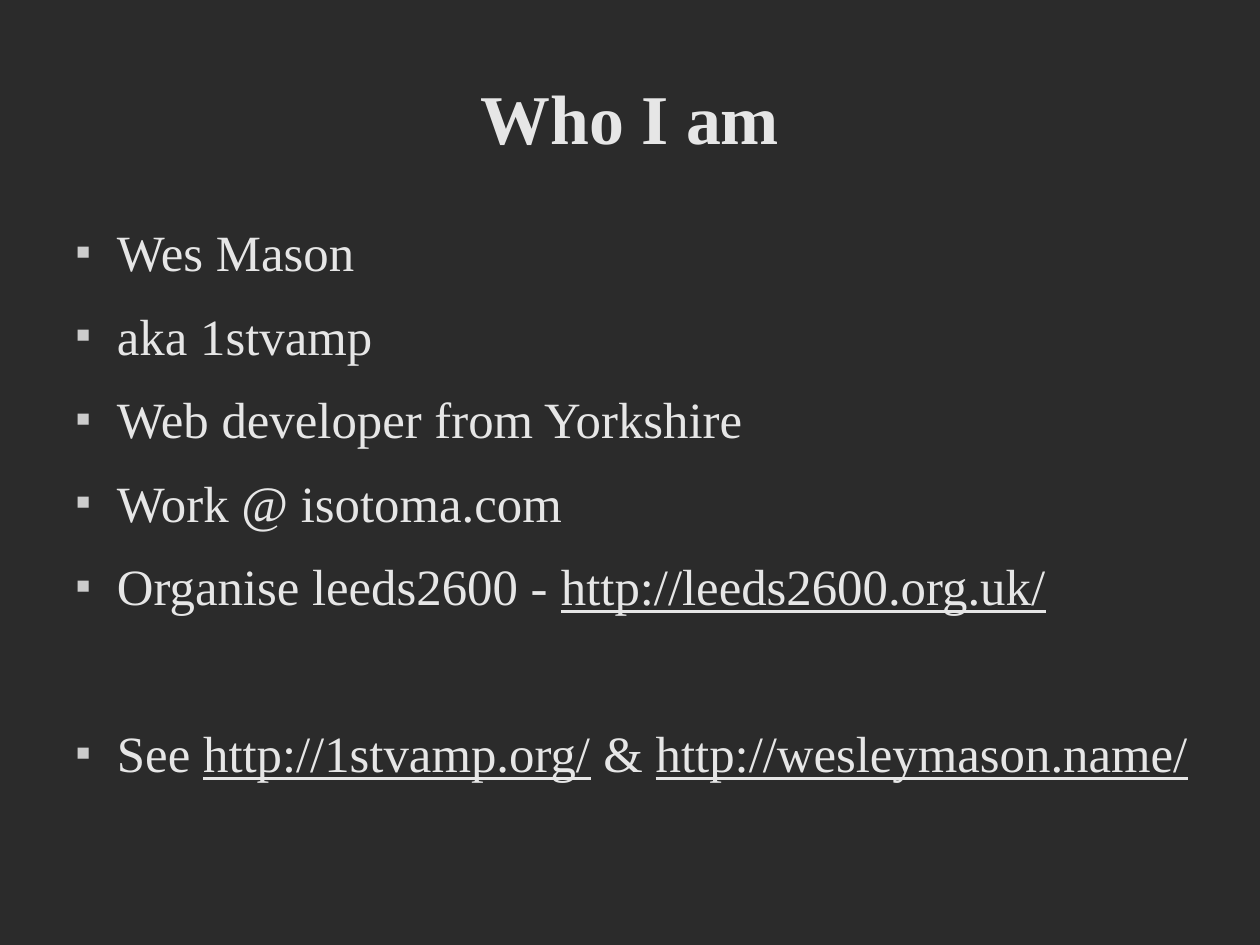
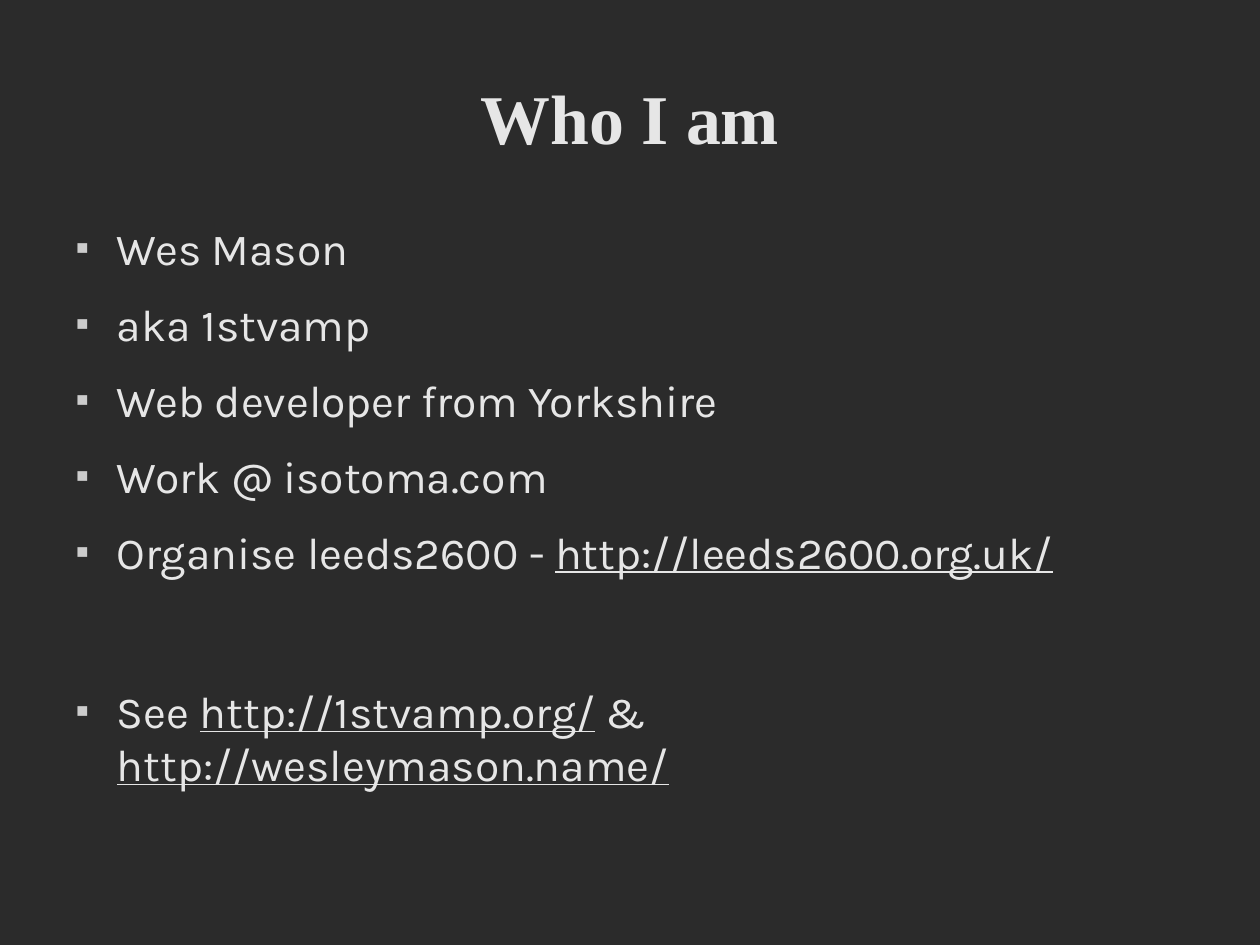
Before and after one commit to 1stvamp/brumcon9-talk, a slide deck: slide 2 of friendme.odp. Drawn at 1260x945 pixels with LibreOffice and Linux fonts; fonts in the diff are those of the drawing; background and template pictures are left out; a plain dark background stands for a picture behind light text. Boxes give left, top, right and bottom in pixels: in the first picture for what was removed or moved away, otherwise in the second. Text is boxed around its words. In the diff, an @@ line names an element or a change of style, - is before the commit and + after.

```diff
--- a/friendme.odp
+++ b/friendme.odp
@@ text "Wes Mason" at bbox=[117, 237, 1053, 792]: size 32 to 28 pt, font Times New Roman to Karla @@
```
Also in this commit, not shown: 7 other slides changed, 2 slides added, 1 slide removed.
